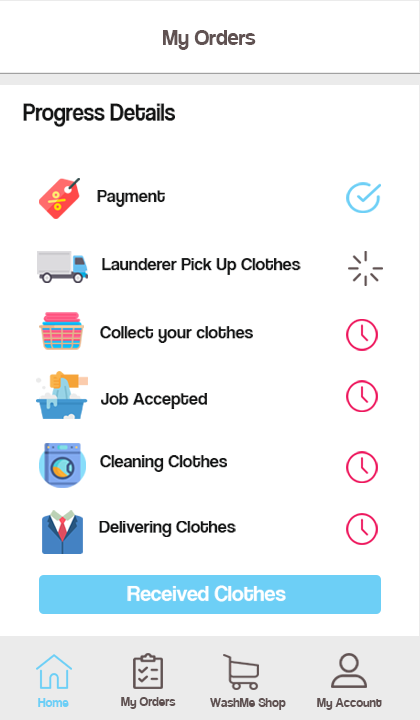
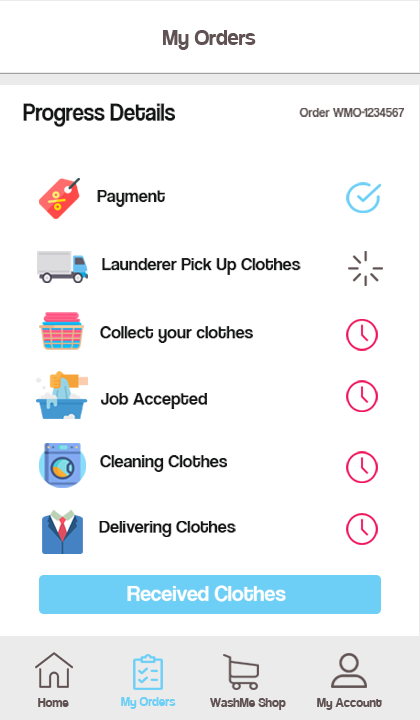
Layers edited between the first and the second 420 × 720 image:
added layer "Order WMO-1234567" above "Layer 26" over left=299, top=108, right=404, bottom=117
renamed "Layer 7" to "Layer 26", painted on it over left=35, top=652, right=73, bottom=689
moved "Home" above "My Account", painted on it over left=38, top=698, right=69, bottom=707
renamed "Layer 4" to "Layer 25", moved it above "My Orders", painted on it over left=133, top=653, right=163, bottom=690
painted on "My Orders" (1st of 2) over left=121, top=697, right=176, bottom=709
